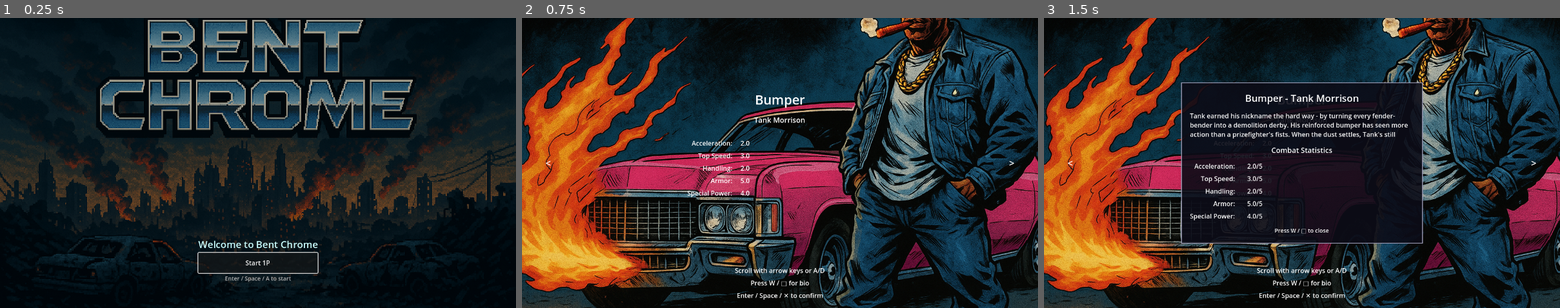
Above: before the commit, frames 1-3 (left to right).
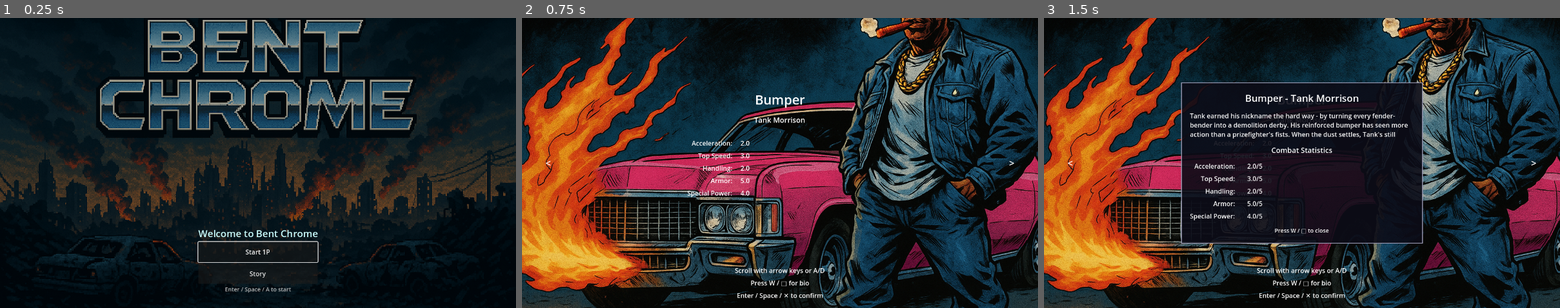
Above: after the commit, the same moments.

Repository: b3p3k0/bentchrome
Game: Godot game, scene res://scenes/ui/SplashScreen.tscn
Two runs of this game, one before a commit and one after it. Both use one fixed random seed, a clock stepped at 60 frames per second and the inputs below.
Inputs (mouse positions are in pixels of both pictures, inside the frame that each line leads up to):
- Up to frame 1 (0.25 s): no input
- Up to frame 2 (0.75 s): click "Start 1P" at 0.5 s
- Up to frame 3 (1.5 s): tap W (select_more_info) at 1.25 s; move the mouse to (1415, 148) at 1.27 s; hold D (move_right) from 1.28 s (still down); click (1415, 148) at 1.35 s

The runs differ from the first frame. In frame 1, 1.2% of the frame differs, in the area x 38-62%, y 73-95%; in frame 2, nothing differs; in frame 3, nothing differs.

Commit message:
Implement story screen with splash flow integration
Add story option to splash screen that displays background lore:

- Update SplashScreen.tscn with Story button and proper focus navigation
- Enhance splash_screen.gd with story button handling and open_story() method
- Create StoryScreen.tscn with fullscreen martygraz.png background and right-side text panel
- Implement story_screen.gd with JSON loading, character capacity calculation, and input handling
- Add assets/data/story.json with Marty Graz story content
- Update README.md to document Story option and "Press any key to return" behavior
- Document implementation in prompts/2025-10-27-splash-story.md

Game flow: SplashScreen → Start 1P → PlayerSelect → Main (preserved)
           SplashScreen → Story → SplashScreen (new)

🤖 Generated with [Claude Code](https://claude.com/claude-code)

Co-Authored-By: Claude <noreply@anthropic.com>

Diff:
--- /dev/null
+++ b/assets/data/story.json
@@ -0,0 +1,4 @@
+{
+  "title": "Marty Graz",
+  "body": "The chrome doesn't bend.\nIt breaks.\n\nMarty learned that lesson the hard way when the first Corporate War turned the highways into hunting grounds. Now he runs the underground circuit where bent metal meets broken dreams, and every driver carries more scars than victories.\n\nWelcome to his world."
+}
--- a/scenes/ui/SplashScreen.tscn
+++ b/scenes/ui/SplashScreen.tscn
@@ -110,7 +110,15 @@
 custom_minimum_size = Vector2(200, 50)
 layout_mode = 2
 focus_mode = 2
+focus_neighbor_bottom = NodePath("../StoryButton")
 text = "Start 1P"
+
+[node name="StoryButton" type="Button" parent="UIGrid/Cell7/MenuBox"]
+custom_minimum_size = Vector2(200, 50)
+layout_mode = 2
+focus_mode = 2
+focus_neighbor_top = NodePath("../StartButton")
+text = "Story"
 
 [node name="HelpLabel" type="Label" parent="UIGrid/Cell7/MenuBox"]
 layout_mode = 2
--- /dev/null
+++ b/scenes/ui/StoryScreen.tscn
@@ -0,0 +1,61 @@
+[gd_scene load_steps=3 format=3 uid="uid://bqx8n8j4x7k2p"]
+
+[ext_resource type="Texture2D" uid="uid://c1fuvkpdjqf0x" path="res://assets/img/story/martygraz.png" id="1_p8v4g"]
+[ext_resource type="Script" path="res://scripts/ui/story_screen.gd" id="2_h5n8k"]
+
+[node name="StoryScreen" type="Control"]
+layout_mode = 3
+anchors_preset = 15
+anchor_right = 1.0
+anchor_bottom = 1.0
+script = ExtResource("2_h5n8k")
+
+[node name="Background" type="TextureRect" parent="."]
+layout_mode = 1
+anchors_preset = 15
+anchor_right = 1.0
+anchor_bottom = 1.0
+texture = ExtResource("1_p8v4g")
+expand_mode = 1
+stretch_mode = 6
+
+[node name="Overlay" type="ColorRect" parent="."]
+layout_mode = 1
+anchors_preset = 15
+anchor_right = 1.0
+anchor_bottom = 1.0
+color = Color(0, 0, 0, 0.3)
+mouse_filter = 2
+
+[node name="TextPanel" type="MarginContainer" parent="."]
+layout_mode = 1
+anchor_left = 0.6
+anchor_top = 0.0
+anchor_right = 1.0
+anchor_bottom = 1.0
+theme_override_constants/margin_left = 0
+theme_override_constants/margin_top = 40
+theme_override_constants/margin_right = 40
+theme_override_constants/margin_bottom = 24
+
+[node name="TextLabel" type="Label" parent="TextPanel"]
+layout_mode = 2
+autowrap_mode = 3
+clip_contents = false
+vertical_alignment = 0
+theme_override_font_sizes/font_size = 20
+
+[node name="HelpLabel" type="Label" parent="."]
+layout_mode = 1
+anchor_left = 0.5
+anchor_top = 1.0
+anchor_right = 0.5
+anchor_bottom = 1.0
+offset_left = -100
+offset_top = -40
+offset_right = 100
+offset_bottom = -10
+text = "Press any key to return"
+horizontal_alignment = 1
+theme_override_font_sizes/font_size = 16
+modulate = Color(0.7, 0.7, 0.7, 1)
--- a/scripts/ui/splash_screen.gd
+++ b/scripts/ui/splash_screen.gd
@@ -1,11 +1,13 @@
 extends Control
 
 @onready var start_button := $UIGrid/Cell7/MenuBox/StartButton
+@onready var story_button := $UIGrid/Cell7/MenuBox/StoryButton
 var is_transitioning := false
 
 func _ready():
-	# Connect button signal
+	# Connect button signals
 	start_button.pressed.connect(start_game)
+	story_button.pressed.connect(open_story)
 
 	# Defer focus to avoid Godot settling issues
 	call_deferred("_set_initial_focus")
@@ -18,7 +20,10 @@
 func _unhandled_input(event):
 	# Handle ui_accept events specifically (not polling)
 	if event.is_action_pressed("ui_accept") and not is_transitioning:
-		start_game()
+		if start_button.has_focus():
+			start_game()
+		elif story_button.has_focus():
+			open_story()
 		accept_event()
 
 func start_game():
@@ -32,3 +37,15 @@
 	if err != OK:
 		push_error("Failed to load PlayerSelect scene: " + str(err))
 		is_transitioning = false
+
+func open_story():
+	if is_transitioning:
+		return # Prevent double-fire
+
+	is_transitioning = true
+	print("Opening story - transitioning to StoryScreen")
+
+	var err = get_tree().change_scene_to_file("res://scenes/ui/StoryScreen.tscn")
+	if err != OK:
+		push_error("Failed to load StoryScreen scene: " + str(err))
+		is_transitioning = false
--- /dev/null
+++ b/scripts/ui/story_screen.gd
@@ -0,0 +1,80 @@
+extends Control
+
+@onready var text_label := $TextPanel/TextLabel
+var is_returning := false
+
+func _ready():
+	print("Story screen initialized")
+	load_story_data()
+	calculate_text_capacity()
+
+func load_story_data():
+	var file = FileAccess.open("res://assets/data/story.json", FileAccess.READ)
+	if file == null:
+		push_error("Failed to load story.json file")
+		text_label.text = "Story data unavailable. Return to continue."
+		return
+
+	var json_text = file.get_as_text()
+	file.close()
+
+	var json = JSON.new()
+	var parse_result = json.parse(json_text)
+	if parse_result != OK:
+		push_error("Failed to parse story.json: " + json.get_error_message())
+		text_label.text = "Story data unavailable. Return to continue."
+		return
+
+	var story_data = json.data
+	if story_data.has("body"):
+		text_label.text = story_data.body
+	else:
+		text_label.text = "Story data unavailable. Return to continue."
+
+func calculate_text_capacity():
+	var font = text_label.get_theme_font("font", "Label")
+	if font == null:
+		font = text_label.get_theme_default_font()
+
+	var char_width = font.get_string_size("M", HORIZONTAL_ALIGNMENT_LEFT, -1, 20).x
+	var panel_width = $TextPanel.size.x - 40  # Account for margins
+	var panel_height = $TextPanel.size.y - 64  # Account for top/bottom margins
+	var line_height = font.get_height(20)
+
+	var chars_per_line = int(panel_width / char_width)
+	var estimated_lines = int(panel_height / line_height)
+	var estimated_chars = chars_per_line * estimated_lines
+
+	print("Story text panel holds approx ", estimated_chars, " characters.")
+
+func _unhandled_input(event):
+	if is_returning:
+		return
+
+	var should_return = false
+
+	# Handle keyboard, mouse, and controller input
+	if event is InputEventKey and event.pressed:
+		should_return = true
+	elif event is InputEventMouseButton and event.pressed:
+		should_return = true
+	elif event is InputEventJoypadButton and event.pressed:
+		should_return = true
+	elif event.is_action_pressed("ui_accept") or event.is_action_pressed("ui_cancel"):
+		should_return = true
+
+	if should_return:
+		return_to_splash()
+		accept_event()
+
+func return_to_splash():
+	if is_returning:
+		return  # Prevent double-fire
+
+	is_returning = true
+	print("Returning to splash screen")
+
+	var err = get_tree().change_scene_to_file("res://scenes/ui/SplashScreen.tscn")
+	if err != OK:
+		push_error("Failed to load SplashScreen scene: " + str(err))
+		is_returning = false
Not shown, changed: README.md
Not shown, added: prompts/2025-10-27-splash-story.md
